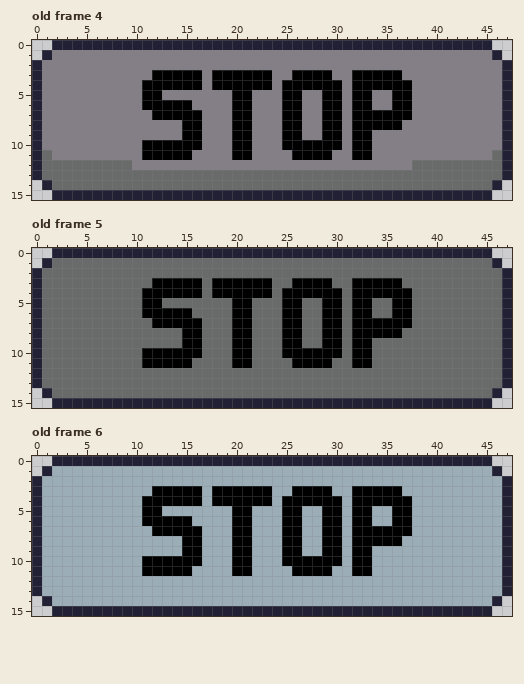
A pixel-art file gets an edit: src/sprites/startstopbutton.ase. This is how it looked before the edit.
48x16 pixels, 6 frames. Shown: old frame 4, old frame 5, old frame 6.
And afterwards:
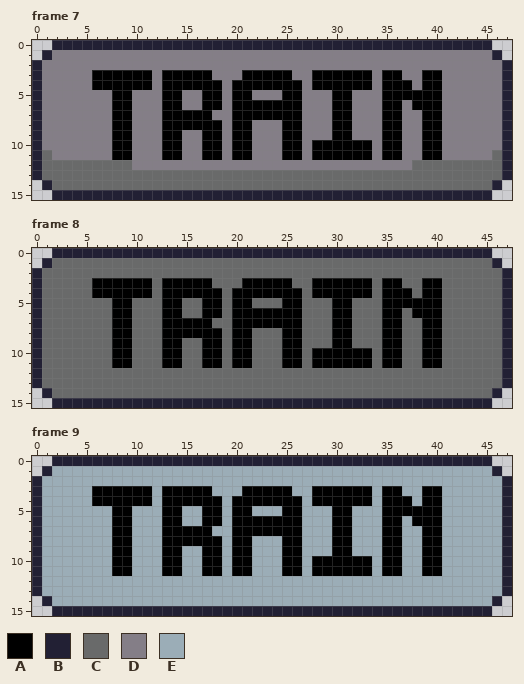
Palette (. is transparent): A #000000  B #222034  C #696a6a  D #847e87  E #9badb7
A new or re-ordered frame is compared with the old frame closest to it.
Difference:
frames 6 -> 9
--- frame 7 is new; against old frame 4
@@ x 0..47 @@
  2 BDDDDDDDDDDDDDDDDDDDDDDDDDDDDDDDDDDDDDDDDDDDDDDB
- 3 BDDDDDDDDDDDAAAAADAAAAAADDAAAADDAAAAADDDDDDDDDDB
- 4 BDDDDDDDDDDAAAAAADAAAAAADAAAAAADAAAAAADDDDDDDDDB
- 5 BDDDDDDDDDDAADDDDDDDAADDDAADDAADAADDAADDDDDDDDDB
- 6 BDDDDDDDDDDAAAAADDDDAADDDAADDAADAADDAADDDDDDDDDB
- 7 BDDDDDDDDDDDAAAAADDDAADDDAADDAADAAAAAADDDDDDDDDB
- 8 BDDDDDDDDDDDDDDAADDDAADDDAADDAADAAAAADDDDDDDDDDB
- 9 BDDDDDDDDDDDDDDAADDDAADDDAADDAADAADDDDDDDDDDDDDB
-10 BDDDDDDDDDDAAAAAADDDAADDDAAAAAADAADDDDDDDDDDDDDB
-11 BCDDDDDDDDDAAAAADDDDAADDDDAAAADDAADDDDDDDDDDDDCB
+ 3 BDDDDDAAAAAADAAAAADDDAAAAADDAAAAAADAADDAADDDDDDB
+ 4 BDDDDDAAAAAADAAAAAADAAAAAAADAAAAAADAAADAADDDDDDB
+ 5 BDDDDDDDAADDDAADDAADAADDDAADDDAADDDAAAAAADDDDDDB
+ 6 BDDDDDDDAADDDAADDAADAAAAAAADDDAADDDAADAAADDDDDDB
+ 7 BDDDDDDDAADDDAAAAADDAAAAAAADDDAADDDAADDAADDDDDDB
+ 8 BDDDDDDDAADDDAAAAAADAADDDAADDDAADDDAADDAADDDDDDB
+ 9 BDDDDDDDAADDDAADDAADAADDDAADDDAADDDAADDAADDDDDDB
+10 BDDDDDDDAADDDAADDAADAADDDAADAAAAAADAADDAADDDDDDB
+11 BCDDDDDDAADDDAADDAADAADDDAADAAAAAADAADDAADDDDDCB
 12 BCCCCCCCCCDDDDDDDDDDDDDDDDDDDDDDDDDDDDCCCCCCCCCB
--- frame 8 is new; against old frame 5
@@ x 0..47 @@
  2 BCCCCCCCCCCCCCCCCCCCCCCCCCCCCCCCCCCCCCCCCCCCCCCB
- 3 BCCCCCCCCCCCAAAAACAAAAAACCAAAACCAAAAACCCCCCCCCCB
- 4 BCCCCCCCCCCAAAAAACAAAAAACAAAAAACAAAAAACCCCCCCCCB
- 5 BCCCCCCCCCCAACCCCCCCAACCCAACCAACAACCAACCCCCCCCCB
- 6 BCCCCCCCCCCAAAAACCCCAACCCAACCAACAACCAACCCCCCCCCB
- 7 BCCCCCCCCCCCAAAAACCCAACCCAACCAACAAAAAACCCCCCCCCB
- 8 BCCCCCCCCCCCCCCAACCCAACCCAACCAACAAAAACCCCCCCCCCB
- 9 BCCCCCCCCCCCCCCAACCCAACCCAACCAACAACCCCCCCCCCCCCB
-10 BCCCCCCCCCCAAAAAACCCAACCCAAAAAACAACCCCCCCCCCCCCB
-11 BCCCCCCCCCCAAAAACCCCAACCCCAAAACCAACCCCCCCCCCCCCB
+ 3 BCCCCCAAAAAACAAAAACCCAAAAACCAAAAAACAACCAACCCCCCB
+ 4 BCCCCCAAAAAACAAAAAACAAAAAAACAAAAAACAAACAACCCCCCB
+ 5 BCCCCCCCAACCCAACCAACAACCCAACCCAACCCAAAAAACCCCCCB
+ 6 BCCCCCCCAACCCAACCAACAAAAAAACCCAACCCAACAAACCCCCCB
+ 7 BCCCCCCCAACCCAAAAACCAAAAAAACCCAACCCAACCAACCCCCCB
+ 8 BCCCCCCCAACCCAAAAAACAACCCAACCCAACCCAACCAACCCCCCB
+ 9 BCCCCCCCAACCCAACCAACAACCCAACCCAACCCAACCAACCCCCCB
+10 BCCCCCCCAACCCAACCAACAACCCAACAAAAAACAACCAACCCCCCB
+11 BCCCCCCCAACCCAACCAACAACCCAACAAAAAACAACCAACCCCCCB
 12 BCCCCCCCCCCCCCCCCCCCCCCCCCCCCCCCCCCCCCCCCCCCCCCB
--- frame 9 is new; against old frame 6
@@ x 0..47 @@
  2 BEEEEEEEEEEEEEEEEEEEEEEEEEEEEEEEEEEEEEEEEEEEEEEB
- 3 BEEEEEEEEEEEAAAAAEAAAAAAEEAAAAEEAAAAAEEEEEEEEEEB
- 4 BEEEEEEEEEEAAAAAAEAAAAAAEAAAAAAEAAAAAAEEEEEEEEEB
- 5 BEEEEEEEEEEAAEEEEEEEAAEEEAAEEAAEAAEEAAEEEEEEEEEB
- 6 BEEEEEEEEEEAAAAAEEEEAAEEEAAEEAAEAAEEAAEEEEEEEEEB
- 7 BEEEEEEEEEEEAAAAAEEEAAEEEAAEEAAEAAAAAAEEEEEEEEEB
- 8 BEEEEEEEEEEEEEEAAEEEAAEEEAAEEAAEAAAAAEEEEEEEEEEB
- 9 BEEEEEEEEEEEEEEAAEEEAAEEEAAEEAAEAAEEEEEEEEEEEEEB
-10 BEEEEEEEEEEAAAAAAEEEAAEEEAAAAAAEAAEEEEEEEEEEEEEB
-11 BEEEEEEEEEEAAAAAEEEEAAEEEEAAAAEEAAEEEEEEEEEEEEEB
+ 3 BEEEEEAAAAAAEAAAAAEEEAAAAAEEAAAAAAEAAEEAAEEEEEEB
+ 4 BEEEEEAAAAAAEAAAAAAEAAAAAAAEAAAAAAEAAAEAAEEEEEEB
+ 5 BEEEEEEEAAEEEAAEEAAEAAEEEAAEEEAAEEEAAAAAAEEEEEEB
+ 6 BEEEEEEEAAEEEAAEEAAEAAAAAAAEEEAAEEEAAEAAAEEEEEEB
+ 7 BEEEEEEEAAEEEAAAAAEEAAAAAAAEEEAAEEEAAEEAAEEEEEEB
+ 8 BEEEEEEEAAEEEAAAAAAEAAEEEAAEEEAAEEEAAEEAAEEEEEEB
+ 9 BEEEEEEEAAEEEAAEEAAEAAEEEAAEEEAAEEEAAEEAAEEEEEEB
+10 BEEEEEEEAAEEEAAEEAAEAAEEEAAEAAAAAAEAAEEAAEEEEEEB
+11 BEEEEEEEAAEEEAAEEAAEAAEEEAAEAAAAAAEAAEEAAEEEEEEB
 12 BEEEEEEEEEEEEEEEEEEEEEEEEEEEEEEEEEEEEEEEEEEEEEEB
Pixel boxes of the changes (left, top, right, bottom) in both pictures:
changed: (92, 70, 442, 160)
changed: (92, 278, 442, 368)
changed: (92, 486, 442, 576)
